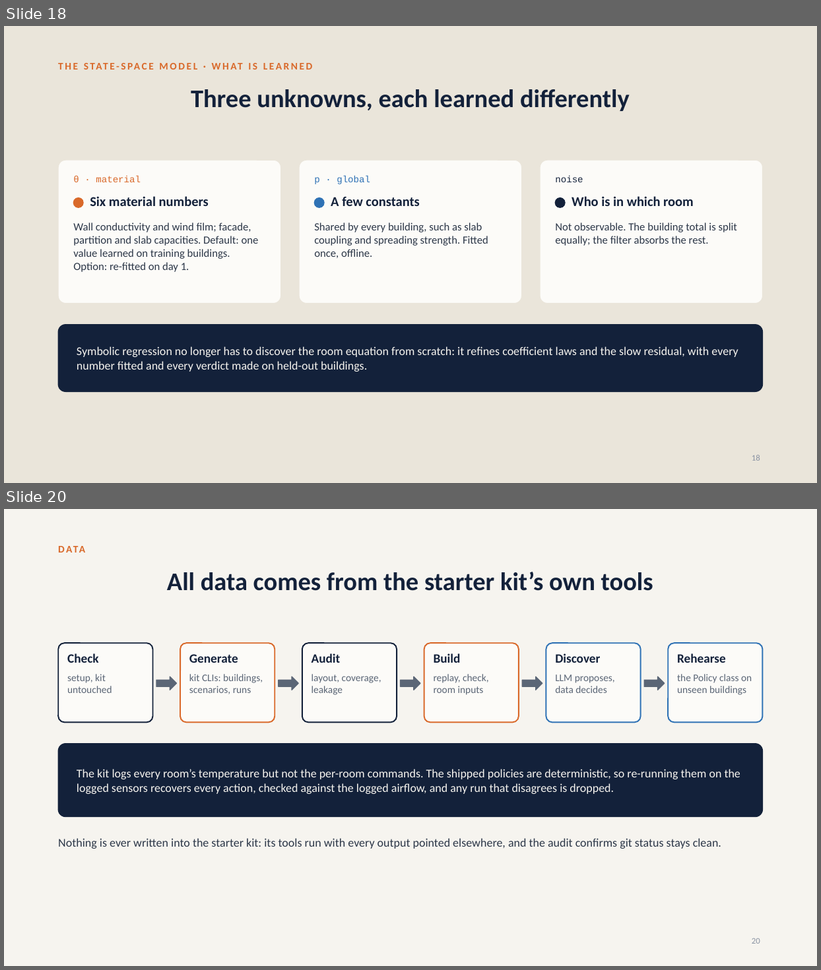
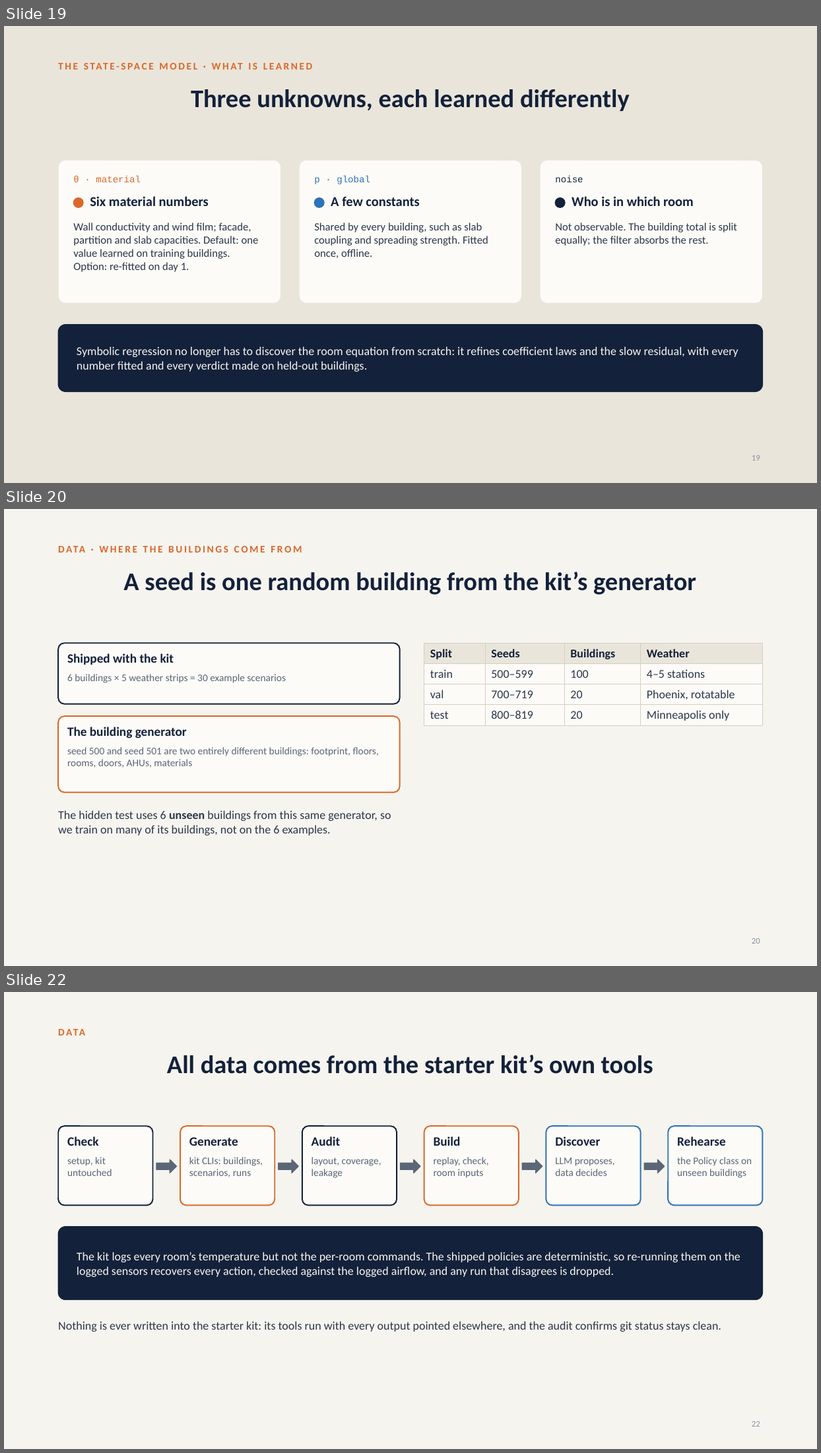
Before and after one commit to srivathsanb14/working-code, a slide deck: docs/One_Controller_for_Every_Building.pptx. Shown one above the other, each under a label of ours: slides 18 and 20 before the commit, slides 19, 20 and 22 after it; the slides between them are not shown. The pictures are 821x970 and 821x1453 pixels, drawn with LibreOffice and Linux fonts; fonts in the diff are those of the drawing. Boxes give left, top, right and bottom in pixels: in the first picture for what was removed or moved away, otherwise in the second. Text is boxed around its words. In the diff, an @@ line names an element or a change of style, - is before the commit and + after.

```diff
--- a/docs/One_Controller_for_Every_Building.pptx
+++ b/docs/One_Controller_for_Every_Building.pptx
@@ slide 20 added at <box>4,509,817,966</box>, background #F6F4EF @@
@@ text added at <box>58,543,763,564</box>, 12 pt, text #D9692A, bold @@
+DATA · WHERE THE BUILDINGS COME FROM
@@ title added at <box>123,572,696,595</box>, 30 pt, text #13213A, bold @@
+A seed is one random building from the kit’s generator
@@ rounded rectangle added at <box>58,643,400,704</box>, fill #FCFBF8, outline #13213A 1.5 pt @@
@@ table added at <box>424,643,763,723</box>, 4 rows, 4 columns @@
+Split | Seeds | Buildings | Weather
+train | 500–599 | 100 | 4–5 stations
+val | 700–719 | 20 | Phoenix, rotatable
+test | 800–819 | 20 | Minneapolis only
@@ text added at <box>67,654,174,665</box>, 15 pt, text #13213A, bold @@
+Shipped with the kit
@@ text added at <box>67,674,286,683</box>, 12 pt, text #5B6676 @@
+6 buildings × 5 weather strips = 30 example scenarios
@@ rounded rectangle added at <box>58,716,400,793</box>, fill #FCFBF8, outline #D9692A 1.5 pt @@
@@ text added at <box>67,727,187,739</box>, 15 pt, text #13213A, bold @@
+The building generator
@@ text added at <box>67,747,379,768</box>, 12 pt, text #5B6676 @@
+seed 500 and seed 501 are two entirely different buildings: footprint, floors, rooms, doors, AHUs, materials
@@ text added at <box>58,811,391,836</box>, 14 pt, text #2C3748 @@
+The hidden test uses 6 unseen buildings from this same generator, so we train on many of its buildings, not on the 6 examples.
@@ page number added at <box>752,939,760,944</box>, 10 pt, text #8A93A3 @@
+20
@@ what was slide 18 is now slide 19 @@
@@ page number at <box>752,456,760,461</box>: text changed @@
-18
+19
@@ what was slide 20 is now slide 22 @@
@@ page number at <box>752,1422,760,1427</box>: text changed @@
-20
+22
```
Also in this commit, not shown: 2 slides changed, 3 other slides added, 2 slides removed.
